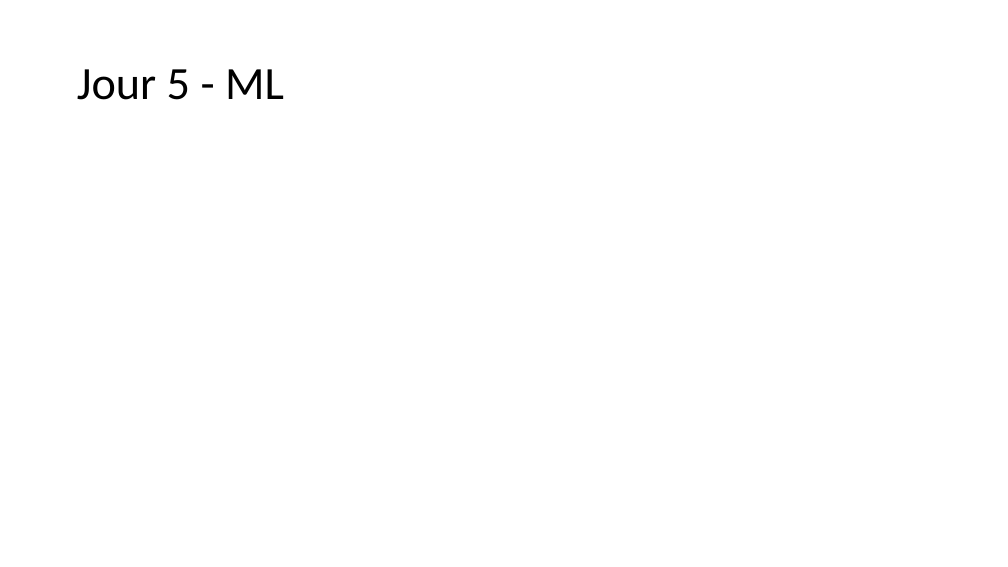
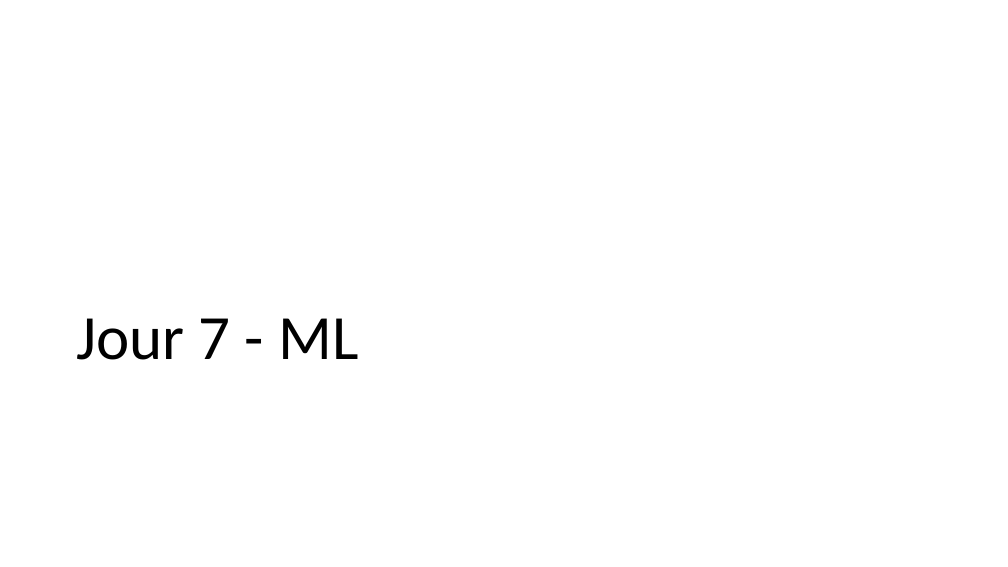
Before and after one commit to 40tude/Data_Essentials_Stage_Oct_2023, a slide deck: slide 29 of notes_de_stage.pptx (slide 27 before the commit). Drawn at 1008x567 pixels with LibreOffice and Linux fonts; fonts in the diff are those of the drawing. Boxes give left, top, right and bottom in pixels: in the first picture for what was removed or moved away, otherwise in the second. Text is boxed around its words. In the diff, an @@ line names an element or a change of style, - is before the commit and + after.

```diff
--- a/notes_de_stage.pptx
+++ b/notes_de_stage.pptx
@@ title "Jour 7 - ML" at <box>76,318,358,360</box>: vertical alignment middle to bottom @@
@@ title at <box>76,318,358,360</box>: text changed; size 44 to 60 pt @@
-Jour 5 - ML
+Jour 7 - ML
```
Also in this commit, not shown: 13 other slides changed, 4 slides added, 1 other file.
